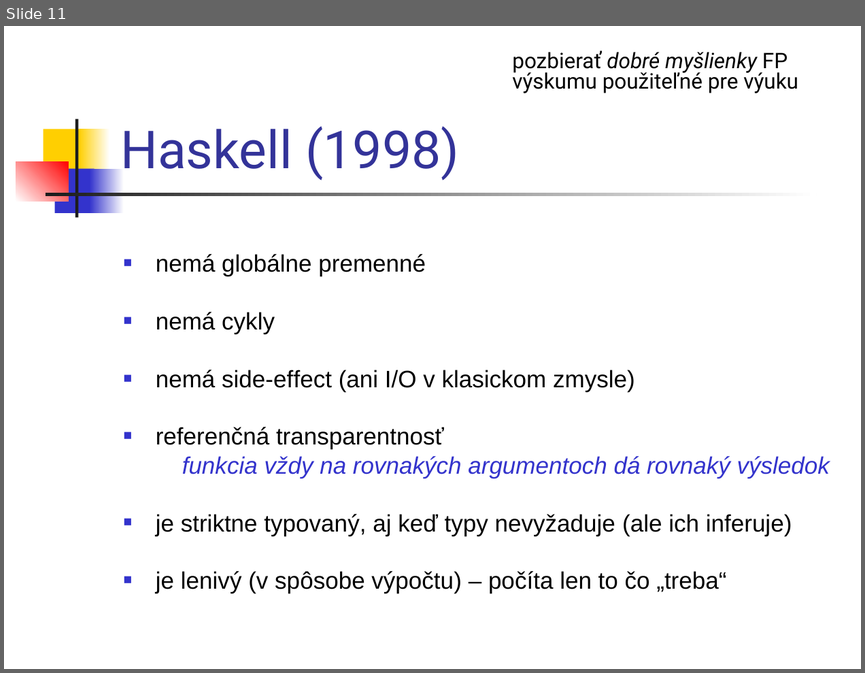
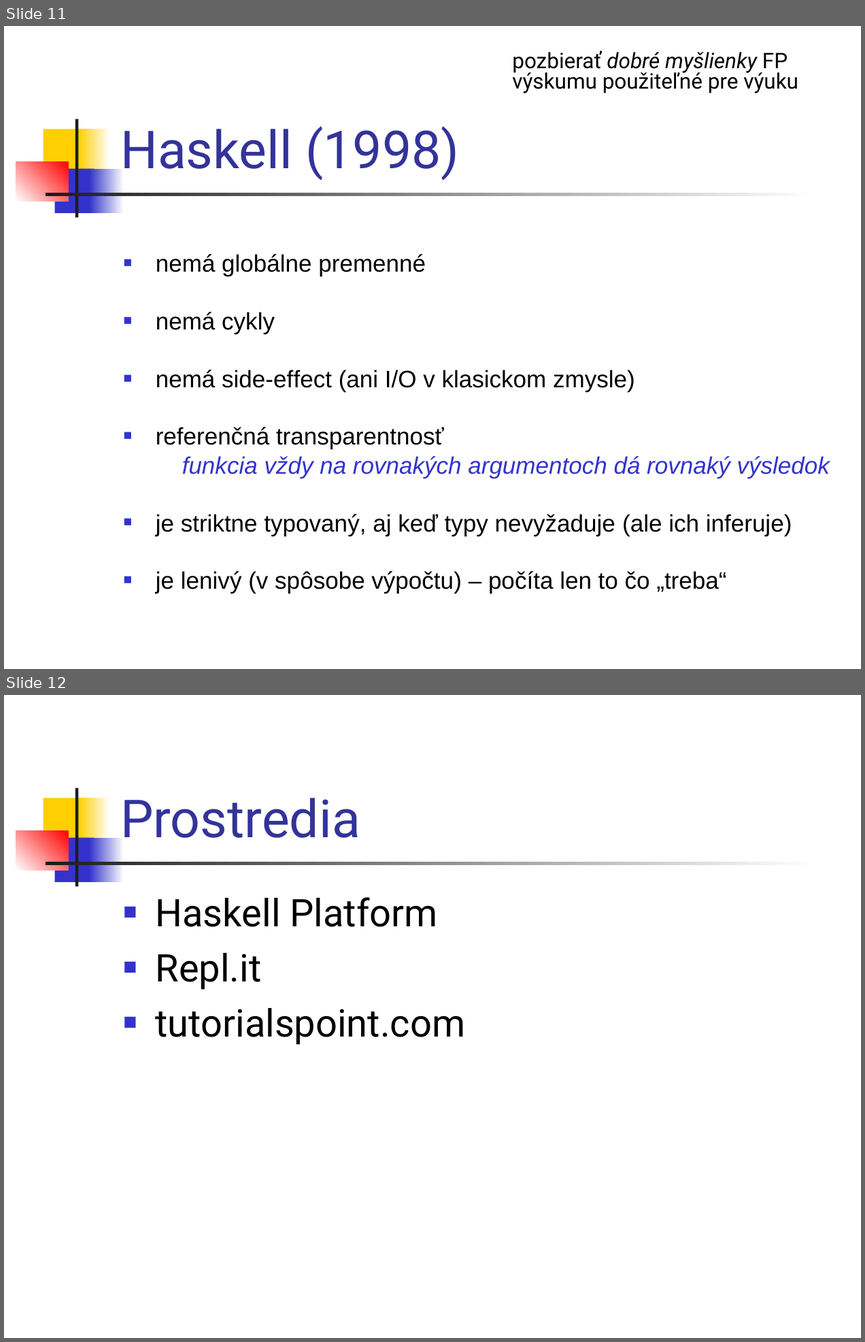
Before and after one commit to paradigmy/Prednasky, a slide deck: 06/funkcionalne1.ppt. Shown one above the other, each under a label of ours: slide 11 before the commit, slides 11 and 12 after it. The pictures are 865x673 and 865x1342 pixels, drawn with LibreOffice and Linux fonts; fonts in the diff are those of the drawing. Boxes give left, top, right and bottom in pixels: in the first picture for what was removed or moved away, otherwise in the second. Text is boxed around its words. In the diff, an @@ line names an element or a change of style, - is before the commit and + after.

```diff
--- a/06/funkcionalne1.ppt
+++ b/06/funkcionalne1.ppt
@@ slide 12 added at box(4, 695, 861, 1338), background #FFFFFF; not listed: 7 template elements that a slide beside it also shows @@
@@ title added at box(120, 798, 360, 838), 44 pt, text #333399 @@
+Prostredia
@@ text added at box(156, 897, 466, 1045), 32 pt, text #000000 @@
+■ Haskell Platform
+■ Repl.it
+■ tutorialspoint.com
```
Also in this commit, not shown: 4 slides changed, 4 other files.
